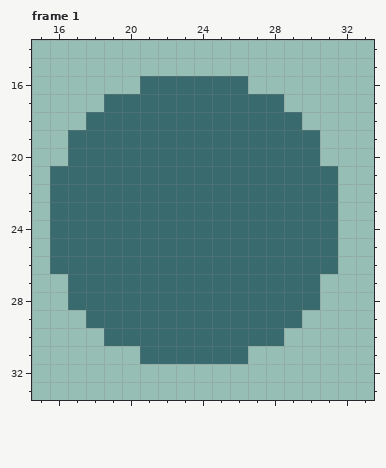
A pixel-art file gets an edit: game/assets/source/FX_Explosion.ase. The first picture shows the starting point.
48x48 pixels, 6 frames. Shown: frame 1: x 15..33, y 14..33.
After:
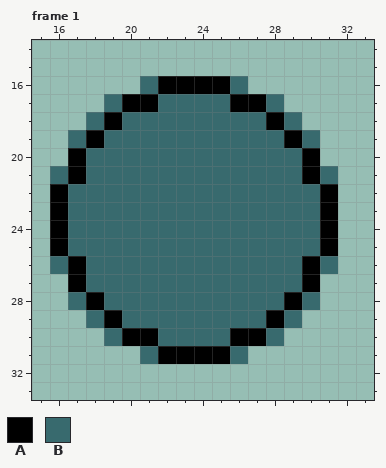
Palette (. is transparent): A #000000  B #386a6e
What changed:
{"where": "frame 1, layer \"Layer 3\""}
{"frame":1,"y":16,"x":22,"old":"BBBB","new":"AAAA"}
{"frame":1,"y":17,"x":20,"old":"BB","new":"AA"}
{"frame":1,"y":17,"x":26,"old":"BB","new":"AA"}
{"frame":1,"y":18,"x":19,"old":"B","new":"A"}
{"frame":1,"y":18,"x":28,"old":"B","new":"A"}
{"frame":1,"y":19,"x":18,"old":"B","new":"A"}
{"frame":1,"y":19,"x":29,"old":"B","new":"A"}
{"frame":1,"y":20,"x":17,"old":"B","new":"A"}
{"frame":1,"y":20,"x":30,"old":"B","new":"A"}
{"frame":1,"y":21,"x":17,"old":"B","new":"A"}
{"frame":1,"y":21,"x":30,"old":"B","new":"A"}
{"frame":1,"y":22,"x":16,"old":"B","new":"A"}
{"frame":1,"y":22,"x":31,"old":"B","new":"A"}
{"frame":1,"y":23,"x":16,"old":"B","new":"A"}
{"frame":1,"y":23,"x":31,"old":"B","new":"A"}
{"frame":1,"y":24,"x":16,"old":"B","new":"A"}
{"frame":1,"y":24,"x":31,"old":"B","new":"A"}
{"frame":1,"y":25,"x":16,"old":"B","new":"A"}
{"frame":1,"y":25,"x":31,"old":"B","new":"A"}
{"frame":1,"y":26,"x":17,"old":"B","new":"A"}
{"frame":1,"y":26,"x":30,"old":"B","new":"A"}
{"frame":1,"y":27,"x":17,"old":"B","new":"A"}
{"frame":1,"y":27,"x":30,"old":"B","new":"A"}
{"frame":1,"y":28,"x":18,"old":"B","new":"A"}
{"frame":1,"y":28,"x":29,"old":"B","new":"A"}
{"frame":1,"y":29,"x":19,"old":"B","new":"A"}
{"frame":1,"y":29,"x":28,"old":"B","new":"A"}
{"frame":1,"y":30,"x":20,"old":"BB","new":"AA"}
{"frame":1,"y":30,"x":26,"old":"BB","new":"AA"}
{"frame":1,"y":31,"x":22,"old":"BBBB","new":"AAAA"}
{"label":"changed","picture_box":[50,76,338,364]}
